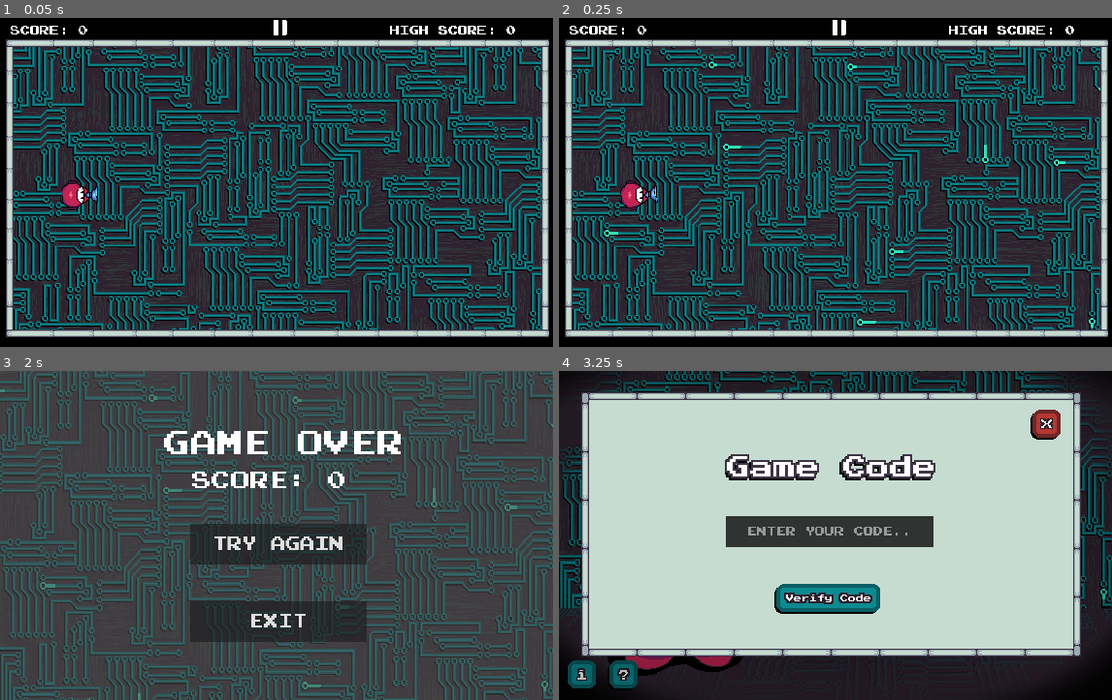
Above: before the commit, frames 1-4 (two rows, left to right).
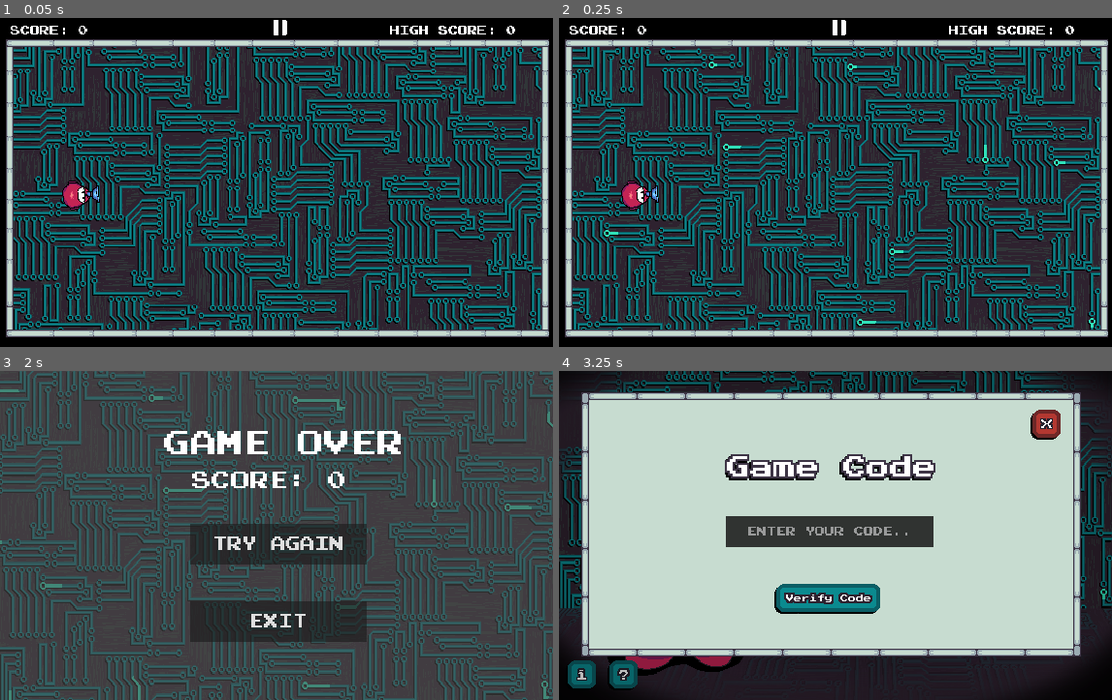
Above: after the commit, the same moments.

Repository: ArzakaRaffan/CleaNet
Game: Godot game, scene res://main_scene.tscn
Two runs of this game, one before a commit and one after it. Both use one fixed random seed, a clock stepped at 60 frames per second and the inputs below. This scene is started directly instead of the project's main scene.
Inputs (mouse positions are in pixels of both pictures, inside the frame that each line leads up to):
- Up to frame 1 (0.05 s): no input
- Up to frame 2 (0.25 s): no input
- Up to frame 3 (2 s): move the mouse to (22, 542) at 0.52 s; tap A (A) at 0.6 s; click (22, 542) at 0.8 s; move the mouse to (165, 551) at 1.27 s; click (165, 551) at 1.35 s; tap D (D) at 1.55 s
- Up to frame 4 (3.25 s): click "TRY AGAIN" at 2 s; click (841, 565) at 2.75 s

The runs differ from the first frame. In frame 1, 0.2% of the frame differs, in the area x 11-19%, y 50-59%; in frame 2, 0.2%; in frame 3, 0.3%, in the area x 0-100%, y 5-100%; in frame 4, nothing differs.

Commit message:
CleaNet Build

Diff:
--- a/Bullet.gd
+++ b/Bullet.gd
@@ -2,4 +2,4 @@
 
 func _process(delta): #ini bullet yang dipake, yang fire_bulllet cuma buat coba coba hehe
 	var direction = Vector2.RIGHT.rotated(rotation)
-	position += direction * 1000 * delta
+	position += direction * 900 * delta
--- a/Bullet.tscn
+++ b/Bullet.tscn
@@ -9,16 +9,16 @@
 collision_mask = 5
 script = ExtResource("1_utbe1")
 
-[node name="CollisionPolygon2D" type="CollisionPolygon2D" parent="."]
-position = Vector2(0.293907, -1.38289)
-rotation = 1.5708
-scale = Vector2(0.648732, 0.437505)
-polygon = PackedVector2Array(1, -20, -6, -13, -6, 17, 8, 17, 8, -13)
-
 [node name="Aset1" type="Sprite2D" parent="."]
-position = Vector2(1.33814, 0.14598)
+position = Vector2(3, -8.34464e-07)
 rotation = -1.5708
 scale = Vector2(2.16992, 2.72715)
 texture = ExtResource("2_e5mjl")
 region_enabled = true
 region_rect = Rect2(20.9298, 64.4586, 5.85137, 6.35145)
+
+[node name="CollisionPolygon2D" type="CollisionPolygon2D" parent="."]
+position = Vector2(5.13035, -1)
+rotation = 1.5708
+scale = Vector2(0.648732, 0.20709)
+polygon = PackedVector2Array(1, -20, -6, -13, -6, 17, 8, 17, 8, -13)
--- a/main_scene.tscn
+++ b/main_scene.tscn
@@ -176,7 +176,7 @@
 }
 
 [sub_resource type="RectangleShape2D" id="RectangleShape2D_01niu"]
-size = Vector2(4.49518, 262)
+size = Vector2(4.49518, 268)
 
 [sub_resource type="RectangleShape2D" id="RectangleShape2D_a0gg5"]
 size = Vector2(295.469, 5.24923)
@@ -236,7 +236,7 @@
 polygon = PackedVector2Array(33, 1, 30, 3, 27, 7, 27, 59, 30, 63, 33, 65, 85, 65, 89, 62, 91, 59, 91, 8, 89, 4, 85, 1)
 
 [node name="gunEndPoint" type="Marker2D" parent="playerCharacter"]
-position = Vector2(25, -2)
+position = Vector2(22, -2)
 scale = Vector2(0.15, 0.15)
 
 [node name="Enemydetect" type="Area2D" parent="playerCharacter"]
@@ -248,7 +248,7 @@
 
 [node name="playerAnim" type="AnimatedSprite2D" parent="playerCharacter"]
 texture_filter = 1
-position = Vector2(3.8147e-06, -1.90735e-06)
+position = Vector2(0.999996, -1.90735e-06)
 rotation = -1.5708
 scale = Vector2(1.01302, 0.896922)
 sprite_frames = SubResource("SpriteFrames_1y75g")
@@ -263,18 +263,17 @@
 position = Vector2(21, 12)
 
 [node name="CollisionShape2D" type="CollisionShape2D" parent="arenaLimit"]
-position = Vector2(-1, 164)
+position = Vector2(-4, 165)
 shape = SubResource("RectangleShape2D_01niu")
 
 [node name="CollisionShape2D2" type="CollisionShape2D" parent="arenaLimit"]
-position = Vector2(528, 163)
+position = Vector2(536, 163)
 shape = SubResource("RectangleShape2D_01niu")
 
 [node name="StaticBody2D" type="StaticBody2D" parent="."]
-visible = false
 
 [node name="CollisionShape2D3" type="CollisionShape2D" parent="StaticBody2D"]
-position = Vector2(572, 173)
+position = Vector2(561, 174)
 rotation = 1.5708
 shape = SubResource("RectangleShape2D_a0gg5")
 
@@ -369,22 +368,22 @@
 position = Vector2(21, 12)
 
 [node name="CollisionShape2D6" type="CollisionShape2D" parent="arenaLimitAtasBawah"]
-position = Vector2(135, 26)
+position = Vector2(128, 24)
 rotation = 1.5708
 shape = SubResource("RectangleShape2D_01niu")
 
 [node name="CollisionShape2D5" type="CollisionShape2D" parent="arenaLimitAtasBawah"]
-position = Vector2(398, 25.7524)
+position = Vector2(398, 24)
 rotation = 1.5708
 shape = SubResource("RectangleShape2D_01niu")
 
 [node name="CollisionShape2D4" type="CollisionShape2D" parent="arenaLimitAtasBawah"]
-position = Vector2(393, 301)
+position = Vector2(396, 304)
 rotation = 1.5708
 shape = SubResource("RectangleShape2D_01niu")
 
 [node name="CollisionShape2D3" type="CollisionShape2D" parent="arenaLimitAtasBawah"]
-position = Vector2(135, 301)
+position = Vector2(125, 304)
 rotation = 1.5708
 shape = SubResource("RectangleShape2D_01niu")
 
--- a/player_character.gd
+++ b/player_character.gd
@@ -5,7 +5,8 @@
 
 signal player_dead
 # Speed of rotation smoothing
-const ROTATION_SPEED = 5.5
+const ROTATION_SPEED = 30
+@onready var gun_end_point = $gunEndPoint
 
 @onready var anim_player = $animPlayer
 @onready var shoot_sound = $shootSound
@@ -47,7 +48,7 @@
 func shoot():
 	shoot_sound.play()
 	var bullet = bulletPre.instantiate()
-	bullet.global_position = global_position
+	bullet.global_position = gun_end_point.global_position
 	bullet.global_rotation = global_rotation
 	get_parent().add_child(bullet)
 
--- a/project.godot
+++ b/project.godot
@@ -54,6 +54,11 @@
 "events": [Object(InputEventMouseButton,"resource_local_to_scene":false,"resource_name":"","device":-1,"window_id":0,"a …(258 unchanged characters)…
 ]
 }
+Enter={
+"deadzone": 0.5,
+"events": [Object(InputEventKey,"resource_local_to_scene":false,"resource_name":"","device":-1,"window_id":0,"alt_pressed":false,"shift_pressed":false,"ctrl_pressed":false,"meta_pressed":false,"pressed":false,"keycode":0,"physical_keycode":4194309,"key_label":0,"unicode":0,"echo":false,"script":null)
+]
+}
 
 [layer_names]
 
Not shown, removed: Builds/CleanNetworkHTML/index.apple-touch-icon.png.import
Not shown, removed: Builds/CleanNetworkHTML/index.icon.png.import
Not shown, removed: Builds/CleanNetworkHTML/index.png.import
Not shown, changed: export_presets.cfg
Not shown, changed: Builds/CleaNet.exe
Not shown, added: Builds/CleaNetHTMLBuild.zip
Not shown, added: Builds/CleaNetHTMLBuild/index.apple-touch-icon.png
Not shown, added: Builds/CleaNetHTMLBuild/index.audio.worklet.js
Not shown, added: Builds/CleaNetHTMLBuild/index.html
Not shown, added: Builds/CleaNetHTMLBuild/index.icon.png
Not shown, added: Builds/CleaNetHTMLBuild/index.js
Not shown, added: Builds/CleaNetHTMLBuild/index.pck
(and 13 more such lines)
